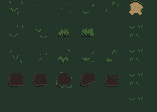
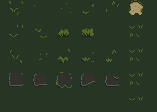
Before/after of a 157 x 112 layered artwork. What changed in the layer stack:
added layer "Capa 23" above "Grupo 2" over [0, 0, 157, 112]
moved "Capa 22" into group "Grupo 2" over [128, 0, 144, 16]
moved "Capa 21 copia 3" into group "Grupo 2" over [128, 96, 144, 112]
moved "Capa 21 copia 2" into group "Grupo 2" over [128, 72, 144, 88]
moved "Capa 21 copia" into group "Grupo 2" over [128, 0, 144, 16]
moved "Capa 21" into group "Grupo 2" over [128, 24, 144, 40]
moved "Capa 15 copia 2 (combinado) copia 2" into group "Grupo 2" over [0, 0, 157, 112]
